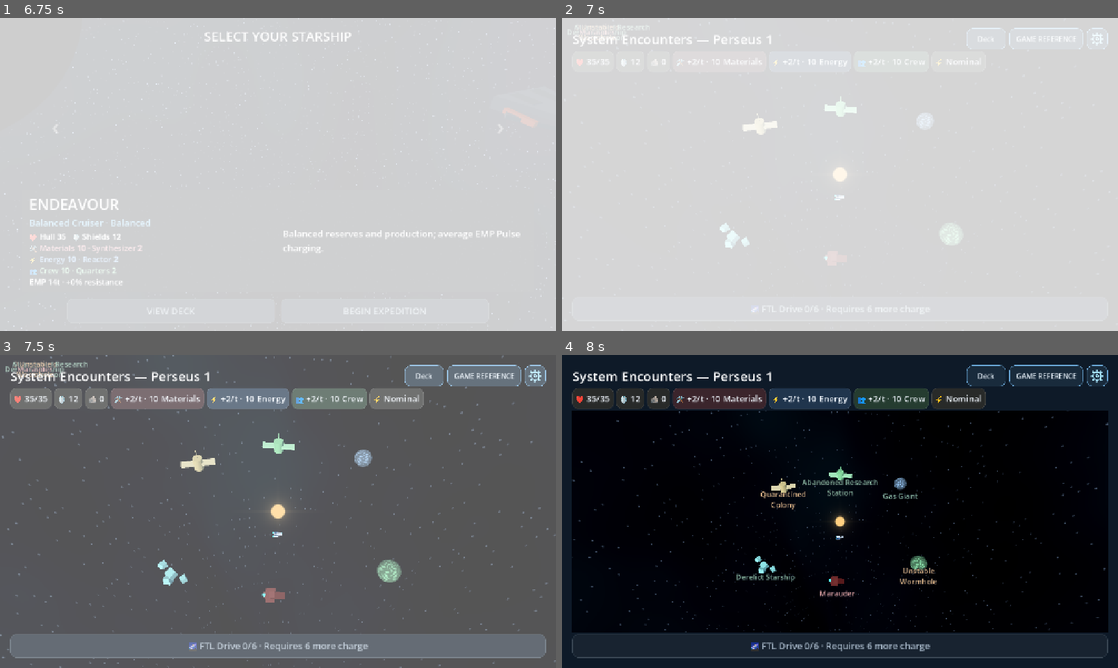
Above: before the commit, frames 1-4 (two rows, left to right).
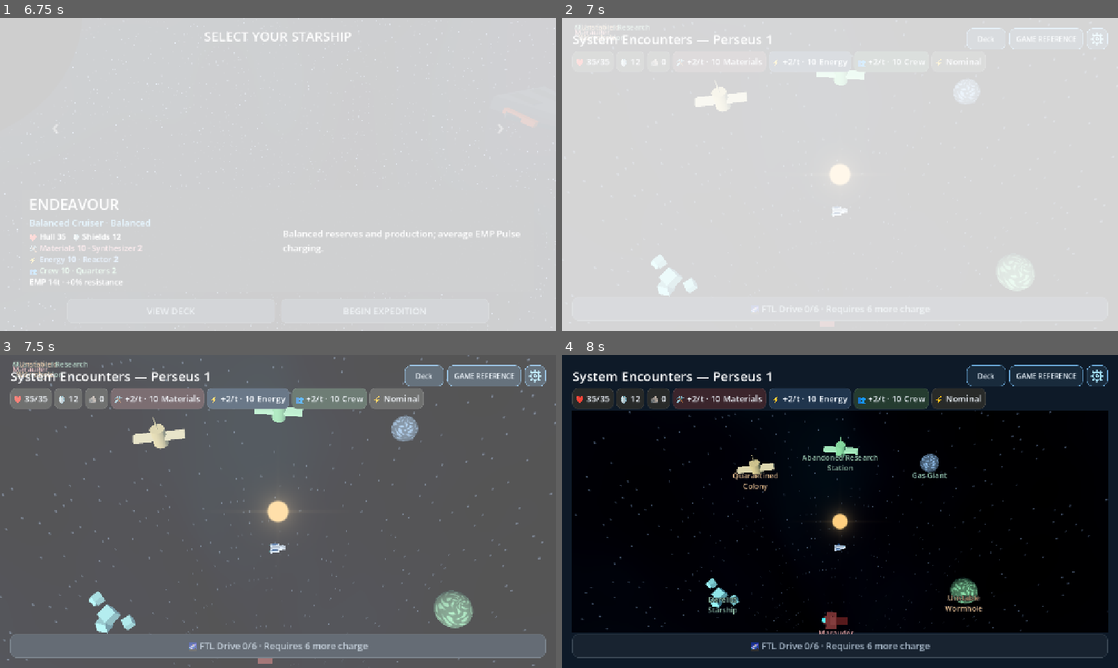
Above: after the commit, the same moments.

Repository: RPGMaster2000/arcospace
Game: Godot game, scene res://scenes/battle_setup.tscn
Two runs of this game, one before a commit and one after it. Both use one fixed random seed, a clock stepped at 60 frames per second and the inputs below. Sound files missing from this copy of the repository are replaced by a short silence.
Inputs (mouse positions are in pixels of both pictures, inside the frame that each line leads up to):
- Up to frame 1 (6.75 s): tap Enter (ui_accept) at 0.5, 0.77, 4.52, 5 s; move the mouse to (400, 158) at 0.52 s; hold Right (ui_right) 0.53-1.25 s; tap Space (ui_select) at 0.6, 2.3, 4.35, 6.05 s; click (400, 158) at 0.67 s; drag from (166, 190) to (250, 237) at 1.27 s; move the mouse to (333, 105) at 2.02 s; hold Right (ui_right) 2.03-2.75 s; tap Tab at 2.1, 5.85 s; drag from (250, 237) to (111, 127) at 2.77 s; click "BEGIN EXPEDITION" at 3.5 s; move the mouse to (444, 221) at 4.27 s; hold Left (ui_left) 4.28-5 s; drag from (111, 127) to (194, 96) at 5.02 s; move the mouse to (305, 174) at 5.77 s; hold Down (ui_down) 5.78-6.5 s; click (305, 174) at 5.92 s; drag from (194, 96) to (166, 190) at 6.52 s
- Up to frame 2 (7 s): no input
- Up to frame 3 (7.5 s): move the mouse to (400, 495) at 7.27 s; hold Up (ui_up) from 7.28 s (still down); tap Space (ui_select) at 7.35 s
- Up to frame 4 (8 s): keep holding Up (ui_up); tap Enter (ui_accept) at 7.52 s

Frame 1 is identical in both runs. In frame 2, 2.0% of the frame differs, in the area x 2-85%, y 4-90%; in frame 3, 4.5%, in the area x 0-100%, y 0-100%; in frame 4, 4.2%.

Commit message:
Focus destinations beside scrollable PoI choices and add guarded result suspense (stage C)

Diff:
--- a/scripts/expedition.gd
+++ b/scripts/expedition.gd
@@ -337,6 +337,7 @@
 				star_map.overview()
 			else:
 				star_map.interactive = false
+				star_map.focus(map_destination)
 	else:
 		screen.map_layout(false, false)
 
@@ -424,6 +425,8 @@
 
 
 func show_system() -> void:
+	if presenting_outcome:
+		return
 	if state.hull > 0 and state.chasedown_unresolved():
 		if state.active_battle < 0:
 			if state.encounters[state.chasedown_index].response < 0:
@@ -708,7 +711,7 @@
 	approach_note.text = ""
 	confirm_button.text = "Initiate"
 	header.configure(poi)
-	var options = _grid(2)
+	var options = _grid(1 if _uses_3d_map() else 2)
 	for slot in range(poi.approaches.size()):
 		var approach: Resource = poi.approaches[slot]
 		var key: String = Presentation.approach_key(poi, slot)
@@ -778,6 +781,8 @@
 
 
 func _select_approach(slot: int) -> void:
+	if presenting_outcome:
+		return
 	if view_kind != "poi" or not state.can_visit(selected_encounter):
 		return
 	if selected_encounter == state.SERVICE_INDEX:
@@ -785,7 +790,7 @@
 			outpost_screen.select_service(slot)
 		return
 	if slot == -2:
-		if not state.can_survey(selected_encounter):
+		if not state.can_survey(selected_encounter, _uses_3d_map()):
 			return
 	else:
 		var poi: Resource = state.encounter_at(selected_encounter).poi
@@ -838,7 +843,7 @@
 	if selected_approach == -2:
 		_survey(selected_encounter)
 	elif selected_approach >= 0:
-		_approach(selected_encounter, selected_approach)
+		_approach(selected_encounter, selected_approach, _uses_3d_map())
 
 
 func _outpost_selection_changed(slot: int, source: OutpostScreen) -> void:
@@ -861,12 +866,30 @@
 		_purchase_finished()
 
 
-func _survey(index: int) -> void:
+func _survey(index: int, suspense: bool = false) -> void:
+	if presenting_outcome:
+		return
 	if state.survey(index):
-		show_outcome()
-
-
-func _approach(index: int, slot: int) -> void:
+		presenting_outcome = true
+		var resolved_state: Resource = state
+		if suspense:
+			await _result_suspense()
+		presenting_outcome = false
+		if state == resolved_state and not is_queued_for_deletion():
+			show_outcome()
+
+
+# Insertion point for a future approach animation. The outcome is already committed/saved.
+func _result_suspense() -> void:
+	return_button.disabled = true
+	for button in approach_buttons:
+		button.disabled = true
+	await get_tree().create_timer(star_system_settings.result_suspense_duration).timeout
+	if is_instance_valid(return_button):
+		return_button.disabled = false
+
+
+func _approach(index: int, slot: int, suspense: bool = false) -> void:
 	if presenting_outcome:
 		return
 	if index == state.SERVICE_INDEX:
@@ -878,6 +901,11 @@
 	if state.resolve_approach(index, slot):
 		presenting_outcome = true
 		var resolved_state: Resource = state
+		if suspense:
+			await _result_suspense()
+		if state != resolved_state or is_queued_for_deletion():
+			presenting_outcome = false
+			return
 		await outcome_flash.play(state.last_poi_success == 1)
 		presenting_outcome = false
 		if not is_queued_for_deletion() and state == resolved_state:
@@ -911,7 +939,7 @@
 		VisualEffects.reveal(mission_header, visual_settings)
 	var result = PanelContainer.new()
 	result.size_flags_horizontal = Control.SIZE_SHRINK_CENTER
-	result.custom_minimum_size.x = minf(900, ui.size.x - 32)
+	result.custom_minimum_size.x = minf(900, (screen.sidebar.size.x if _uses_3d_map() else ui.size.x) - 32)
 	result.add_theme_stylebox_override("panel", Presentation.style(Presentation.COLORS.special))
 	var picking_card: bool = state.pending_choice in ["card", "upgrade"]
 	result.add_child(
--- a/scripts/presentation/star_system/map_camera.gd
+++ b/scripts/presentation/star_system/map_camera.gd
@@ -21,7 +21,9 @@
 	# Aim to the right of the object: it appears in the left half of the viewport.
 	var offset: Vector3 = settings.destination_offset
 	var right := offset.cross(Vector3.UP).normalized() * -1.0
-	frame(point + offset + right * 3.4, point + right * 3.4, settings.camera_duration, &"destination")
+	var aspect: float = get_viewport().get_visible_rect().size.aspect()
+	var shift: Vector3 = right * offset.length() * tan(deg_to_rad(fov * 0.5)) * aspect * 0.52
+	frame(point + offset + shift, point + shift, settings.camera_duration, &"destination")
 
 func close_ship(point: Vector3, duration: float, state: StringName) -> void:
 	frame(point + Vector3(1.5, 1.5, 2.2), point, duration, state)
--- a/scripts/presentation/star_system/map_settings.gd
+++ b/scripts/presentation/star_system/map_settings.gd
@@ -1,8 +1,8 @@
 extends Resource
 ## Presentation tuning only. No expedition state or random encounters live here.
-@export var overview_position := Vector3(0, 29, 24)
+@export var overview_position := Vector3(0, 23, 17)
 @export var overview_target := Vector3.ZERO
-@export var destination_offset := Vector3(5, 6, 8)
+@export var destination_offset := Vector3(2.5, 3.2, 4.2)
 @export_range(0.1, 3.0) var camera_duration: float = 0.8
 @export_range(0.1, 5.0) var orbit_radius: float = 2.1
 @export_range(0.01, 2.0) var orbit_speed: float = 0.28
--- a/scripts/presentation/star_system/star_map_3d.gd
+++ b/scripts/presentation/star_system/star_map_3d.gd
@@ -38,7 +38,7 @@
 	world = Node3D.new()
 	viewport.add_child(world)
 	camera = Camera.new()
-	camera.fov = 48
+	camera.fov = 42
 	camera.far = 220
 	world.add_child(camera)
 	camera.overview(settings, true)
@@ -109,7 +109,7 @@
 		button.tooltip_text = entry.tooltip
 		button.flat = true
 		button.custom_minimum_size = Vector2(132, 64)
-		button.size = Vector2(160, 64)
+		button.size = Vector2(140, 64)
 		button.autowrap_mode = TextServer.AUTOWRAP_WORD_SMART
 		button.add_theme_font_override("font", preload("res://assets/fonts/emoji_ui.tres"))
 		button.add_theme_font_size_override("font_size", 17)
--- a/tests/star_system_3d_test.gd
+++ b/tests/star_system_3d_test.gd
@@ -60,6 +60,27 @@
 	host.show_system()
 	await process_frame
 	check(host.star_map == retained_map and host.star_map.orbit_index == 0, "Overview retains ship and map")
+	var poi = preload("res://encounters/mining_operation.tres")
+	host.state.encounters[0] = {"kind":"poi", "poi":poi, "title":poi.title, "completed":false}
+	host.show_poi(0)
+	await process_frame
+	await process_frame
+	check(host.grid.columns == 1 and host.screen.model_space.visible, "Approaches are a vertical list beside model")
+	check(host.star_map.camera.viewing == &"destination", "Camera focuses destination")
+	var salvage: int = host.state.salvage
+	host._select_approach(0)
+	host._confirm_approach()
+	host._confirm_approach()
+	check(host.presenting_outcome and host.state.salvage == salvage + 3, "Outcome commits exactly once before suspense")
+	await create_timer(0.1).timeout
+	check(host.view_kind == "poi" and host.return_button.disabled, "Suspense locks return and delays reveal")
+	host.show_system()
+	check(host.view_kind == "poi", "Cannot leave during suspense")
+	await create_timer(2.7).timeout
+	check(host.view_kind == "outcome" and not host.presenting_outcome, "Result revealed after two-second pause and flash")
+	host.show_system()
+	await process_frame
+	check(host.star_map.orbit_index == 0 and host.star_map.camera.viewing == &"overview", "Result returns to overview at last destination")
 	host.queue_free()
 	await process_frame
 	print("Star system 3D: %d failures" % failures)
